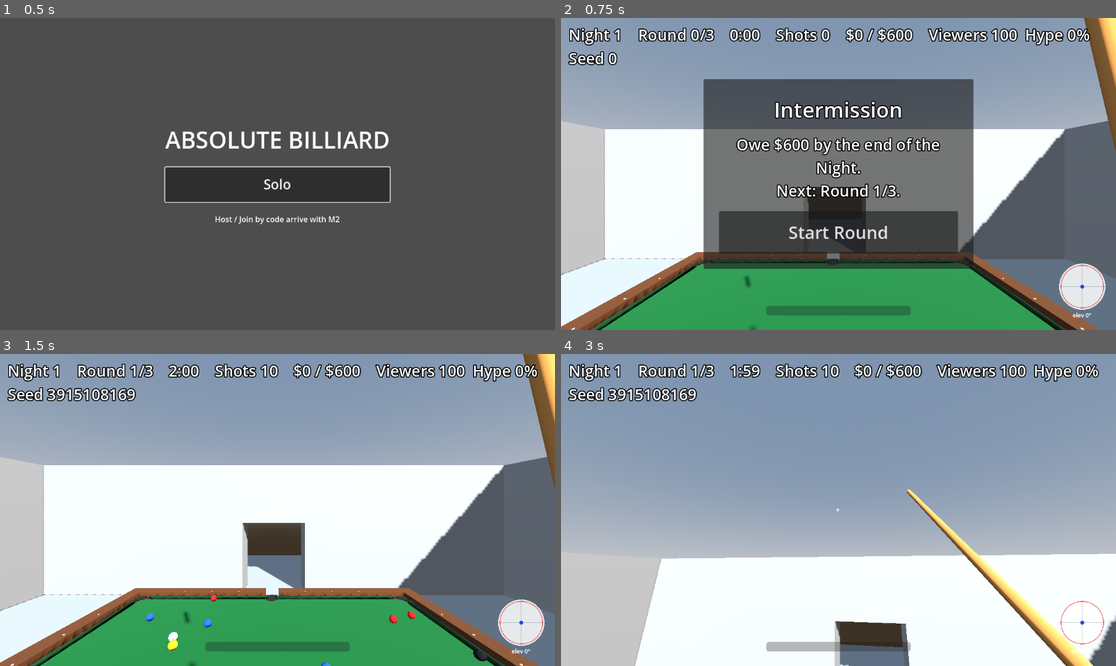
Above: before the commit, frames 1-4 (two rows, left to right).
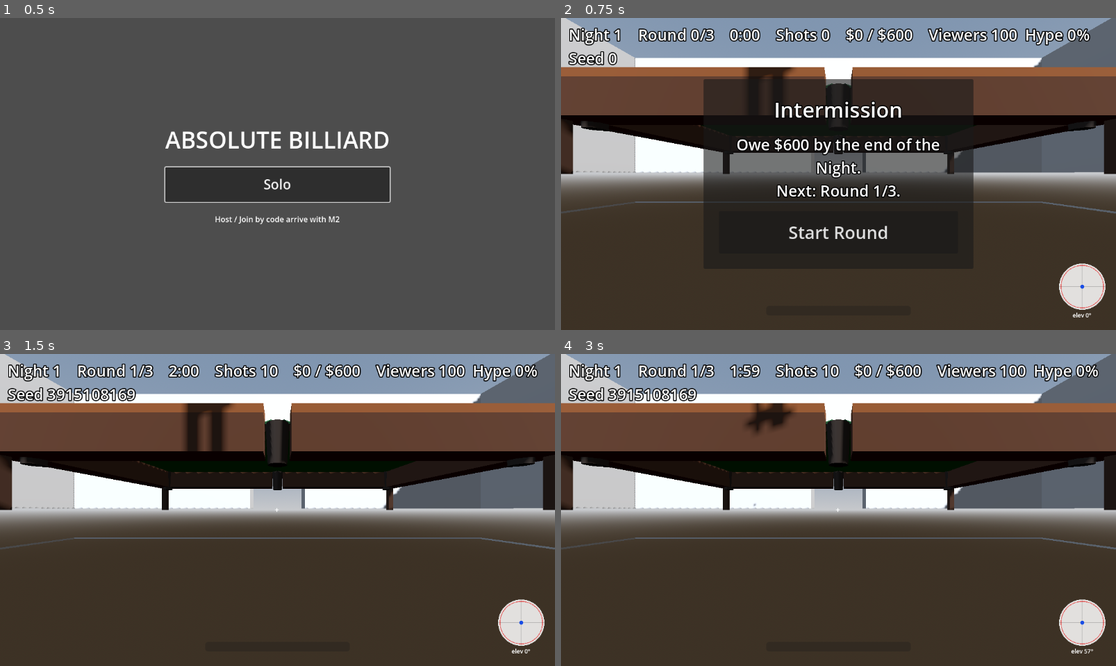
Above: after the commit, the same moments.

Repository: Cleans3/absolute-billiard
Game: Godot game, scene res://src/levels/Lobby.tscn
Two runs of this game, one before a commit and one after it. Both use one fixed random seed, a clock stepped at 60 frames per second and the inputs below.
Inputs (mouse positions are in pixels of both pictures, inside the frame that each line leads up to):
- Up to frame 1 (0.5 s): no input
- Up to frame 2 (0.75 s): click "Solo" at 0.5 s
- Up to frame 3 (1.5 s): click "Start Round" at 1.25 s
- Up to frame 4 (3 s): tap Enter at 2 s; move the mouse to (866, 510) at 2.02 s; hold Right mouse button (shoot) 2.03-2.78 s; hold E (elevate_up) from 2.03 s (still down); tap Space (jump) at 2.27 s; move the mouse to (810, 510) at 2.77 s; right-click (810, 510) at 2.85 s

Frame 1 is identical in both runs. In frame 2, 76% of the frame differs, in the area x 0-100%, y 0-100%; in frame 3, 80%; in frame 4, 87%.

Commit message:
net: NetManager ENet direct, roster, session start, PlayerSpawner/PlayerSlot, pair.sh (M2)
Co-Authored-By: Claude Sonnet 5.5 <noreply@anthropic.com>

Diff:
--- /dev/null
+++ b/src/core/lobby_code.gd
@@ -0,0 +1,33 @@
+class_name LobbyCode
+extends RefCounted
+## 6-char Crockford base32 lobby code (04 §2.3): no I/L/O/U, case-insensitive. The Noray relay is
+## configured with this alphabet and length, so the host's OID *is* the code (deploy/noray/.env.example).
+
+const ALPHABET := "0123456789ABCDEFGHJKMNPQRSTVWXYZ"
+const LENGTH := 6
+
+
+## Typed input → canonical code, or "" if it can't be one. Crockford aliases: I/L → 1, O → 0.
+static func normalize(text: String) -> String:
+	var out := text.strip_edges().to_upper().replace("I", "1").replace("L", "1").replace("O", "0")
+	if out.length() != LENGTH:
+		return ""
+	for c in out:
+		if ALPHABET.find(c) < 0:
+			return ""
+	return out
+
+
+static func encode(n: int) -> String:
+	var out := ""
+	for i in LENGTH:
+		out = ALPHABET[n & 31] + out
+		n >>= 5
+	return out
+
+
+static func decode(code: String) -> int:
+	var n := 0
+	for c in normalize(code):
+		n = (n << 5) | ALPHABET.find(c)
+	return n
--- a/src/core/net_manager.gd
+++ b/src/core/net_manager.gd
@@ -1,23 +1,225 @@
 extends Node
-## The one autoload (docs/plan/04 §4, D7). Owns the MultiplayerPeer and the transport choice.
-## Singleplayer = host with zero peers: OfflineMultiplayerPeer, same host() path, no `if singleplayer`.
+## The one autoload (docs/plan/04 §4, D7). Owns the MultiplayerPeer, the transport, the roster and the
+## session start. Solo = host with zero peers: OfflineMultiplayerPeer, no `if singleplayer` anywhere.
 
 enum Transport { ENET_DIRECT, ENET_NORAY, STEAM }
 
 signal session_started(is_host: bool)
-
+signal roster_changed()
+signal session_failed(reason: StringName)
+signal session_ended(reason: StringName)
+signal all_peers_ready()  ## host only; main_level.gd starts the campaign on it
+
+const LOBBY := "res://src/levels/Lobby.tscn"
 const MAIN_LEVEL := "res://src/levels/MainLevel.tscn"
-
+const HOST_ID := 1
+
+var config: NetConfig = preload("res://src/resources/net_config.tres")
 var transport := Transport.ENET_DIRECT
-
-
-func host(p_transport := Transport.ENET_DIRECT) -> void:
+var lobby_code := ""
+var session_seed := 0
+var in_session := false  ## true once start_session ran; late joiners are refused after this
+
+var _roster: Array[Dictionary] = []  # {peer_id, name, seat, ready}; host writes, clients mirror
+var _level_ready: Dictionary = {}  # peer_id -> true, host only, this session
+var _timeout: SceneTreeTimer
+
+
+func _ready() -> void:
+	multiplayer.peer_connected.connect(_on_peer_connected)
+	multiplayer.peer_disconnected.connect(_on_peer_disconnected)
+	multiplayer.connected_to_server.connect(_on_connected_to_server)
+	multiplayer.connection_failed.connect(func() -> void: _fail(&"connection_failed"))
+	multiplayer.server_disconnected.connect(func() -> void: _end(&"host_left"))
+
+
+## Opens a lobby and stays in the Lobby scene (roster UI). Solo uses host_solo().
+func host(p_transport := Transport.ENET_NORAY) -> void:
+	_reset()
 	transport = p_transport
-	# ponytail: every transport is Offline until M2 wires ENet; the enum is the seam, not the code.
+	if transport == Transport.ENET_NORAY:
+		_host_noray()
+		return
+	var peer := ENetMultiplayerPeer.new()
+	var err := peer.create_server(config.direct_port, config.max_players - 1, config.channel_count)
+	if err != OK:
+		session_failed.emit(&"host_port_busy" if err == ERR_CANT_CREATE else &"host_failed")
+		return
+	_install_host(peer)
+
+
+## Straight into MainLevel with zero peers (Lobby "Solo").
+func host_solo() -> void:
+	_reset()
+	transport = Transport.ENET_DIRECT
 	multiplayer.multiplayer_peer = OfflineMultiplayerPeer.new()
+	_roster = [_entry(HOST_ID, 0)]
 	session_started.emit(true)
-	get_tree().change_scene_to_file(MAIN_LEVEL)
+	roster_changed.emit()
+	start_game()
+
+
+func join_direct(address: String, port: int) -> void:
+	_reset()
+	transport = Transport.ENET_DIRECT
+	var peer := ENetMultiplayerPeer.new()
+	if peer.create_client(address, port, config.channel_count) != OK:
+		session_failed.emit(&"join_failed")
+		return
+	_install_client(peer)
+
+
+func join_code(code: String) -> void:
+	_reset()
+	transport = Transport.ENET_NORAY
+	_join_noray(code)
+
+
+func leave() -> void:
+	_reset()
+	if get_tree().current_scene == null or get_tree().current_scene.scene_file_path != LOBBY:
+		get_tree().change_scene_to_file(LOBBY)
 
 
 func is_host() -> bool:
 	return multiplayer.multiplayer_peer != null and multiplayer.is_server()
+
+
+func get_roster() -> Array[Dictionary]:
+	return _roster
+
+
+## Peer ids by seat: host 0, then join order. RoundDirector rotates shooters with it.
+func seat_order() -> PackedInt32Array:
+	var ids := PackedInt32Array()
+	for e in _roster:
+		ids.append(e.peer_id)
+	return ids
+
+
+## Host: every peer loads MainLevel with one shared seed.
+func start_game() -> void:
+	assert(is_host(), "only the host starts the game")
+	start_session.rpc(randi())
+
+
+## Called by main_level.gd `_ready` on every peer, after it connected `all_peers_ready`.
+func main_level_ready() -> void:
+	if is_host():
+		_mark_ready(HOST_ID)
+	else:
+		peer_ready.rpc_id(HOST_ID)
+
+
+@rpc("any_peer", "call_remote", "reliable", 3)
+func peer_ready() -> void:
+	if is_host():
+		_mark_ready(multiplayer.get_remote_sender_id())
+
+
+@rpc("authority", "call_local", "reliable", 3)
+func start_session(p_seed: int) -> void:
+	session_seed = p_seed
+	in_session = true
+	_level_ready.clear()
+	if is_host() and multiplayer.multiplayer_peer is ENetMultiplayerPeer:
+		multiplayer.multiplayer_peer.refuse_new_connections = true
+	get_tree().change_scene_to_file(MAIN_LEVEL)
+
+
+@rpc("authority", "call_remote", "reliable", 3)
+func _push_roster(roster: Array) -> void:
+	_roster.assign(roster)
+	roster_changed.emit()
+
+
+## Noray host path replaces this with a relay-registered peer; both end in _install_host.
+func _install_host(peer: MultiplayerPeer) -> void:
+	multiplayer.multiplayer_peer = peer
+	_roster = [_entry(HOST_ID, 0)]
+	session_started.emit(true)
+	roster_changed.emit()
+
+
+func _install_client(peer: MultiplayerPeer) -> void:
+	multiplayer.multiplayer_peer = peer
+	_timeout = get_tree().create_timer(config.timeout_sec)
+	_timeout.timeout.connect(func() -> void:
+		if multiplayer.multiplayer_peer != null and \
+				multiplayer.multiplayer_peer.get_connection_status() == MultiplayerPeer.CONNECTION_CONNECTING:
+			_fail(&"timeout"))
+
+
+func _host_noray() -> void:
+	session_failed.emit(&"noray_unavailable")
+
+
+func _join_noray(_code: String) -> void:
+	session_failed.emit(&"noray_unavailable")
+
+
+func _mark_ready(peer_id: int) -> void:
+	_level_ready[peer_id] = true
+	_check_barrier()
+
+
+## A peer that left mid-load must not hold the others at the barrier, so this also runs on disconnect.
+func _check_barrier() -> void:
+	if _level_ready.is_empty():
+		return
+	for e in _roster:
+		if not _level_ready.has(e.peer_id):
+			return
+	_level_ready.clear()
+	all_peers_ready.emit()
+
+
+func _entry(peer_id: int, seat: int) -> Dictionary:
+	return {peer_id = peer_id, name = "Player %d" % (seat + 1), seat = seat, ready = false}
+
+
+func _on_peer_connected(peer_id: int) -> void:
+	if not is_host() or multiplayer.multiplayer_peer is OfflineMultiplayerPeer:
+		return
+	_roster.append(_entry(peer_id, _roster.size()))
+	roster_changed.emit()
+	_push_roster.rpc(_roster)
+
+
+func _on_peer_disconnected(peer_id: int) -> void:
+	if not is_host():
+		return
+	for i in _roster.size():
+		if _roster[i].peer_id == peer_id:
+			_roster.remove_at(i)
+			break
+	for i in _roster.size():
+		_roster[i].seat = i
+	roster_changed.emit()
+	_push_roster.rpc(_roster)
+	_check_barrier()
+
+
+func _on_connected_to_server() -> void:
+	session_started.emit(false)
+
+
+func _fail(reason: StringName) -> void:
+	_reset()
+	session_failed.emit(reason)
+
+
+func _end(reason: StringName) -> void:
+	_reset()
+	session_ended.emit(reason)
+	leave()
+
+
+func _reset() -> void:
+	if multiplayer.multiplayer_peer != null:
+		multiplayer.multiplayer_peer.close()
+	multiplayer.multiplayer_peer = null
+	_roster = []
+	_level_ready.clear()
+	lobby_code = ""
+	in_session = false
--- a/src/debug/debug_root.gd
+++ b/src/debug/debug_root.gd
@@ -8,12 +8,12 @@
 ## this guard + code inspection rather than a built template (contract T2.1 note).
 ## Gameplay code never references src/debug (grep -r "debug" src/gameplay is empty);
 ## this script only calls Table.rebuild()/rack.spawn_layout()/Ball.strike() — all
-## consumer-facing gameplay API, and toggles built-in Node process flags on the Player
+## consumer-facing gameplay API, and toggles built-in Node process flags on the local Player
 ## subtree (no new fields, no edits to src/gameplay files) so the free camera can take over.
 
 @export var table: Table
 @export var rack: Node3D  # DemoRack
-@export var player: CharacterBody3D
+@export var spawner: PlayerSpawner  # finds the local walker; slots spawn after Debug is ready
 
 const TIMESCALE_STEPS := [1.0, 0.5, 0.25, 0.1, 2.0]
 
@@ -37,7 +37,6 @@
 	add_child(_hud)
 
 	_freecam = DebugFreeCamera.new()
-	_freecam.player = player
 	add_child(_freecam)
 
 	_gizmos = DebugGizmos.new()
@@ -61,6 +60,10 @@
 	if event.is_action_pressed("debug_hud"):
 		_hud.visible = not _hud.visible
 	elif event.is_action_pressed("debug_freecam"):
+		if _freecam.player == null:
+			_freecam.player = spawner.get_local_player()
+		if _freecam.player == null:
+			return
 		_freecam.toggle()
 		_refresh_mouse_mode()
 	elif event.is_action_pressed("debug_gizmos"):
--- /dev/null
+++ b/src/gameplay/player/PlayerSlot.tscn
@@ -0,0 +1,6 @@
+[gd_scene format=3]
+
+[ext_resource type="Script" path="res://src/gameplay/player/player_slot.gd" id="1_slot"]
+
+[node name="PlayerSlot" type="Node3D"]
+script = ExtResource("1_slot")
--- /dev/null
+++ b/src/gameplay/player/player_slot.gd
@@ -0,0 +1,85 @@
+class_name PlayerSlot
+extends Node3D
+## One per roster peer (04 §4). Authority = its peer. Hosts the Player walker as child `Player`; the
+## authority streams its pose at 10 Hz, everyone else renders the walker as a dumb puppet.
+
+signal local_player_ready(player: CharacterBody3D)
+
+const PLAYER := preload("res://src/gameplay/player/Player.tscn")
+const POSE_HZ := 10.0
+const POSE_BYTES := 16
+const SMOOTH := 12.0  ## puppet catch-up rate, 1/s
+
+var peer_id := 0
+var player: CharacterBody3D
+
+var _head: Node3D
+var _accum := 0.0
+var _pose := PackedByteArray()
+var _target_pos := Vector3.ZERO
+var _target_yaw := 0.0
+var _target_pitch := 0.0
+var _has_pose := false
+
+
+func _ready() -> void:
+	name = str(peer_id)
+	set_multiplayer_authority(peer_id)
+	player = PLAYER.instantiate()
+	player.name = "Player"
+	add_child(player)
+	_head = player.get_node("Head")
+	_pose.resize(POSE_BYTES)
+	if is_local():
+		local_player_ready.emit(player)
+	else:
+		# Puppet: no input, no cue, no camera — only the body mesh follows the pose stream.
+		player.process_mode = Node.PROCESS_MODE_DISABLED
+		_head.get_node("CueController").queue_free()
+		_head.get_node("headCam").queue_free()
+		set_process(true)
+
+
+func is_local() -> bool:
+	return is_multiplayer_authority()
+
+
+func _process(delta: float) -> void:
+	if is_local():
+		_accum += delta
+		if _accum >= 1.0 / POSE_HZ:
+			_accum = 0.0
+			push_player_pose.rpc(_encode())
+	elif _has_pose:
+		var k := 1.0 - exp(-SMOOTH * delta)
+		player.global_position = player.global_position.lerp(_target_pos, k)
+		player.rotation.y = lerp_angle(player.rotation.y, _target_yaw, k)
+		_head.rotation.x = lerpf(_head.rotation.x, _target_pitch, k)
+
+
+## pos 3×f32 | yaw u16 (0..2π) | pitch s16 (±π/2) = 16 B. Trusted (friends-only, 04 §6).
+@rpc("any_peer", "call_remote", "unreliable_ordered", 2)
+func push_player_pose(blob: PackedByteArray) -> void:
+	if blob.size() != POSE_BYTES or multiplayer.get_remote_sender_id() != peer_id:
+		return
+	_target_pos = Vector3(blob.decode_float(0), blob.decode_float(4), blob.decode_float(8))
+	_target_yaw = blob.decode_u16(12) * TAU / 65536.0
+	_target_pitch = blob.decode_s16(14) * (PI / 2.0) / 32767.0
+	if not _has_pose:
+		player.global_position = _target_pos
+		_has_pose = true
+
+
+func _encode() -> PackedByteArray:
+	var p := player.global_position
+	_pose.encode_float(0, p.x)
+	_pose.encode_float(4, p.y)
+	_pose.encode_float(8, p.z)
+	_pose.encode_u16(12, int(wrapf(player.rotation.y, 0.0, TAU) / TAU * 65535.0))
+	_pose.encode_s16(14, int(clampf(_head.rotation.x / (PI / 2.0), -1.0, 1.0) * 32767.0))
+	return _pose
+
+
+## Where this slot's walker is right now (the puppet's rendered position on remote peers).
+func player_position() -> Vector3:
+	return player.global_position
--- /dev/null
+++ b/src/gameplay/player/player_spawner.gd
@@ -0,0 +1,46 @@
+class_name PlayerSpawner
+extends MultiplayerSpawner
+## Host spawns one PlayerSlot per roster peer once every peer has loaded MainLevel; the engine
+## replicates them (04 §4). Slot spacing keeps walkers from spawning inside each other.
+
+signal local_player_spawned(player: CharacterBody3D)
+
+const SLOT := preload("res://src/gameplay/player/PlayerSlot.tscn")
+const SEAT_SPACING := 1.0
+const NOWHERE := Vector3(INF, INF, INF)  ## get_player_position() for an unknown peer: fails any reach test
+
+
+func _ready() -> void:
+	spawn_function = _make_slot
+	if NetManager.is_host():
+		NetManager.all_peers_ready.connect(_spawn_all)
+
+
+## Host-side proximity checks (03 WorldInteractions) call this.
+func get_player_position(peer_id: int) -> Vector3:
+	var slot := _slots().get_node_or_null(str(peer_id)) as PlayerSlot
+	return slot.player_position() if slot != null else NOWHERE
+
+
+func get_local_player() -> CharacterBody3D:
+	for s in _slots().get_children():
+		if (s as PlayerSlot).is_local():
+			return (s as PlayerSlot).player
+	return null
+
+
+func _slots() -> Node:
+	return get_node(spawn_path)
+
+
+func _spawn_all() -> void:
+	for e in NetManager.get_roster():
+		spawn({peer_id = e.peer_id, seat = e.seat})
+
+
+func _make_slot(data: Dictionary) -> Node:
+	var slot: PlayerSlot = SLOT.instantiate()
+	slot.peer_id = data.peer_id
+	slot.position = Vector3(data.seat * SEAT_SPACING, 0.0, 0.0)
+	slot.local_player_ready.connect(local_player_spawned.emit)
+	return slot
--- a/src/levels/MainLevel.tscn
+++ b/src/levels/MainLevel.tscn
@@ -1,6 +1,6 @@
 [gd_scene format=3 uid="uid://bx7v5jc1rlusv"]
 
-[ext_resource type="PackedScene" uid="uid://b0hj5gq8byc7i" path="res://src/gameplay/player/Player.tscn" id="1_player"]
+[ext_resource type="Script" path="res://src/gameplay/player/player_spawner.gd" id="1_spawner"]
 [ext_resource type="PackedScene" uid="uid://dxpipgyk60apl" path="res://src/gameplay/props/bar1/bar_1.tscn" id="1_v74sb"]
 [ext_resource type="PackedScene" path="res://src/gameplay/table/Table.tscn" id="2_table"]
 [ext_resource type="Script" path="res://src/gameplay/round/demo_rack.gd" id="3_rack"]
@@ -64,7 +64,11 @@
 transform = Transform3D(0.86602545, -0.24999999, 0.4330127, 0, 0.8660254, 0.49999997, -0.5, -0.4330127, 0.75, 4.2, 6.4, 7.3)
 shadow_enabled = true
 
-[node name="Player" parent="." unique_id=1104520311 instance=ExtResource("1_player")]
+[node name="PlayerSlots" type="Node3D" parent="."]
+
+[node name="PlayerSpawner" type="MultiplayerSpawner" parent="."]
+spawn_path = NodePath("../PlayerSlots")
+script = ExtResource("1_spawner")
 
 [node name="Table" parent="." instance=ExtResource("2_table")]
 transform = Transform3D(1, 0, 0, 0, 1, 0, 0, 0, 1, 0, 0, -3.5)
@@ -74,10 +78,9 @@
 table = NodePath("../Table")
 enabled = false
 
-[node name="RoundDirector" type="Node" parent="." node_paths=PackedStringArray("table", "cue")]
+[node name="RoundDirector" type="Node" parent="." node_paths=PackedStringArray("table")]
 script = ExtResource("6_round")
 table = NodePath("../Table")
-cue = NodePath("../Player/Head/CueController")
 
 [node name="GameLoop" type="Node" parent="." node_paths=PackedStringArray("round_director", "economy", "stream", "hud")]
 script = ExtResource("7_loop")
@@ -100,7 +103,7 @@
 economy = NodePath("../../EconomyManager")
 stream = NodePath("../../StreamManager")
 
-[node name="Debug" parent="." instance=ExtResource("4_debug") node_paths=PackedStringArray("table", "rack", "player")]
+[node name="Debug" parent="." instance=ExtResource("4_debug") node_paths=PackedStringArray("table", "rack", "spawner")]
 table = NodePath("../Table")
 rack = NodePath("../DemoRack")
-player = NodePath("../Player")
+spawner = NodePath("../PlayerSpawner")
--- a/src/levels/main_level.gd
+++ b/src/levels/main_level.gd
@@ -11,9 +11,18 @@
 ]
 
 @onready var game_loop: GameLoop = $GameLoop
+@onready var round_director: RoundDirector = $RoundDirector
 
 
 func _ready() -> void:
 	game_loop.nights = NIGHTS
-	if game_loop.is_host():
-		game_loop.start_campaign()
+	$PlayerSpawner.local_player_spawned.connect(_on_local_player)
+	NetManager.all_peers_ready.connect(game_loop.start_campaign)
+	NetManager.main_level_ready()
+
+
+## The walker's cue talks to this peer's RoundDirector (SYNC replaces `gate` with the shot route).
+func _on_local_player(player: CharacterBody3D) -> void:
+	var cue := player.get_node("Head/CueController")
+	round_director.cue = cue
+	cue.set(&"gate", round_director.can_strike)
--- /dev/null
+++ b/src/resources/net_config.gd
@@ -0,0 +1,13 @@
+class_name NetConfig
+extends Resource
+## Network settings (docs/plan/04 §2.3). A fork points at its own relay by editing net_config.tres.
+
+@export var relay_host := "160.191.243.188"
+@export var relay_tcp_port := 8890  ## Noray control (TCP)
+@export var relay_udp_port := 8809  ## Noray NAT registrar (UDP)
+@export var direct_port := 7777
+@export var max_players := 4
+## Where the share-link landing page lives: `<share_base_url>/j/<CODE>`.
+@export var share_base_url := "http://160.191.243.188:8891"
+@export var timeout_sec := 10.0
+@export var channel_count := 8
--- /dev/null
+++ b/src/resources/net_config.tres
@@ -0,0 +1,6 @@
+[gd_resource type="Resource" script_class="NetConfig" load_steps=2 format=3]
+
+[ext_resource type="Script" path="res://src/resources/net_config.gd" id="1_cfg"]
+
+[resource]
+script = ExtResource("1_cfg")
--- a/src/tools/debug_selftest.gd
+++ b/src/tools/debug_selftest.gd
@@ -55,7 +55,7 @@
 		quit()
 		return true
 
-	var player: Node = _scene.get_node("Player")
+	var player: Node = _scene.get_node("PlayerSpawner").get_local_player()
 	var rack: Node = _scene.get_node("DemoRack")
 	var s: String = STEPS[_step]
 	match s:
--- a/src/ui/lobby_ui.gd
+++ b/src/ui/lobby_ui.gd
@@ -11,4 +11,4 @@
 
 func _on_solo_pressed() -> void:
 	_solo.disabled = true
-	NetManager.host()
+	NetManager.host_solo()
--- a/tests/core/lobby_probe.gd
+++ b/tests/core/lobby_probe.gd
@@ -1,5 +1,5 @@
 extends SceneTree
-## C1: Lobby boots, Solo → NetManager.host() installs OfflineMultiplayerPeer, MainLevel loads,
+## C1: Lobby boots, Solo → NetManager.host_solo() installs OfflineMultiplayerPeer, MainLevel loads,
 ## this peer is the host with id 1. `godot --path . --headless -s tests/core/lobby_probe.gd`
 
 const LOBBY := "res://src/levels/Lobby.tscn"
--- /dev/null
+++ b/tests/net/lobby_code_probe.gd
@@ -0,0 +1,18 @@
+extends SceneTree
+## Crockford lobby code round-trip. `godot --path . --headless -s tests/net/lobby_code_probe.gd`
+
+
+func _init() -> void:
+	for n in [0, 1, 31, 32, 1023, 123456789, (1 << 30) - 1]:
+		var c := LobbyCode.encode(n)
+		assert(c.length() == 6 and LobbyCode.normalize(c) == c, "canonical %s" % c)
+		assert(LobbyCode.decode(c) == n, "round trip %d" % n)
+	assert(LobbyCode.normalize(" ab3k7q ") == "AB3K7Q", "case + trim")
+	assert(LobbyCode.normalize("OIl000") == "011000", "aliases O→0 I/L→1")
+	assert(LobbyCode.normalize("AB3K7") == "", "too short")
+	assert(LobbyCode.normalize("AB3K7U") == "", "U is not Crockford")
+	for i in 200:  # random codes survive text → int → text
+		var n := randi() & ((1 << 30) - 1)
+		assert(LobbyCode.decode(LobbyCode.encode(n).to_lower()) == n)
+	print("LOBBY CODE OK")
+	quit()
--- /dev/null
+++ b/tests/net/pair_probe.gd
@@ -0,0 +1,67 @@
+extends SceneTree
+## Two-peer ENet probe (run through tests/net/pair.sh): connect, roster = 2, both load MainLevel,
+## two PlayerSlots, pose arrives. Prints `PAIR HOST OK` / `PAIR CLIENT OK`.
+
+var role := ""
+var port := 0
+var nm: Node
+
+
+func _init() -> void:
+	for a in OS.get_cmdline_user_args():
+		if a.begins_with("--role="):
+			role = a.substr(7)
+		elif a.begins_with("--port="):
+			port = int(a.substr(7))
+	call_deferred("_run")
+
+
+func _fail(msg: String) -> void:
+	printerr("PAIR %s FAIL: %s" % [role.to_upper(), msg])
+	quit(1)
+
+
+func _until(cond: Callable, what: String, sec := 15.0) -> void:
+	var t0 := Time.get_ticks_msec()
+	while not cond.call():
+		await process_frame
+		if Time.get_ticks_msec() - t0 > sec * 1000.0:
+			_fail("timeout waiting for " + what)
+			await create_timer(60).timeout
+
+
+func _run() -> void:
+	nm = root.get_node("NetManager")
+	nm.config.direct_port = port
+	if role == "host":
+		nm.host(nm.Transport.ENET_DIRECT)
+		print("LISTENING")
+		await _until(func() -> bool: return nm.get_roster().size() == 2, "roster == 2")
+		assert(nm.seat_order() == PackedInt32Array([1, nm.get_roster()[1].peer_id]), "seat order")
+		nm.start_game()
+	else:
+		nm.join_direct("127.0.0.1", port)
+		await _until(func() -> bool: return nm.get_roster().size() == 2, "roster == 2")
+	await _until(func() -> bool: return current_scene != null and current_scene.name == "MainLevel", "MainLevel")
+	var slots := current_scene.get_node("PlayerSlots")
+	await _until(func() -> bool: return slots.get_child_count() == 2, "2 PlayerSlots")
+	var me := root.multiplayer.get_unique_id()
+	var mine: PlayerSlot = slots.get_node(str(me))
+	assert(mine.is_local(), "own slot must be local")
+	# Marker pose: each peer parks its walker somewhere unique; the other peer must see it.
+	var marker := Vector3(3.0 + me % 7, 0.0, 2.0)
+	mine.player.global_position = marker
+	var other_id := 1 if me != 1 else int(nm.get_roster()[1].peer_id)
+	var other: PlayerSlot = slots.get_node(str(other_id))
+	var want := Vector3(3.0 + other_id % 7, 0.0, 2.0)
+	await _until(func() -> bool: return absf(other.player_position().x - want.x) < 0.2 and absf(other.player_position().z - want.z) < 0.2, "pose from peer %d" % other_id)
+	assert(not other.is_local(), "remote slot must not be local")
+	assert(current_scene.get_node("PlayerSpawner").get_player_position(other_id).x > 0.0, "get_player_position")
+	print("PAIR %s OK" % role.to_upper())
+	if role == "host":
+		await create_timer(1.5).timeout  # let the client read the host's pose before we drop it
+		quit(0)
+	else:
+		nm.session_ended.connect(func(_r: StringName) -> void: quit(0))
+		await create_timer(20).timeout
+		_fail("host never ended the session")
Not shown, added: src/core/lobby_code.gd.uid
Not shown, added: src/gameplay/player/player_slot.gd.uid
Not shown, added: src/gameplay/player/player_spawner.gd.uid
Not shown, added: src/resources/net_config.gd.uid
Not shown, added: tests/net/lobby_code_probe.gd.uid
Not shown, added: tests/net/pair_probe.gd.uid
Not shown, added: tests/net/pair.sh
